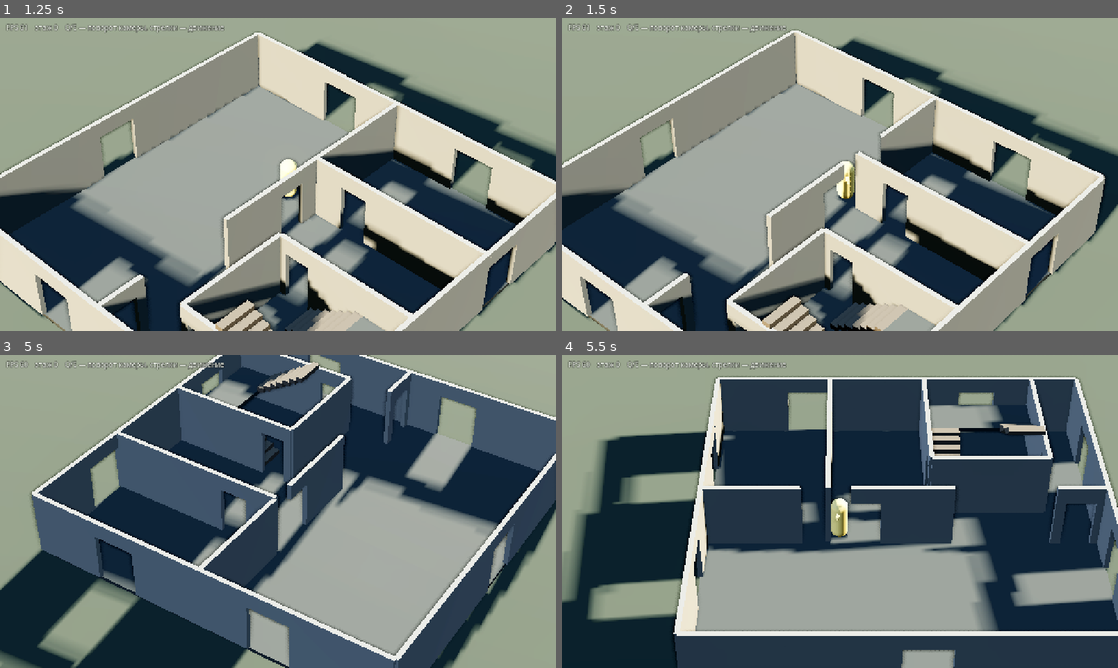
Above: before the commit, frames 1-4 (two rows, left to right).
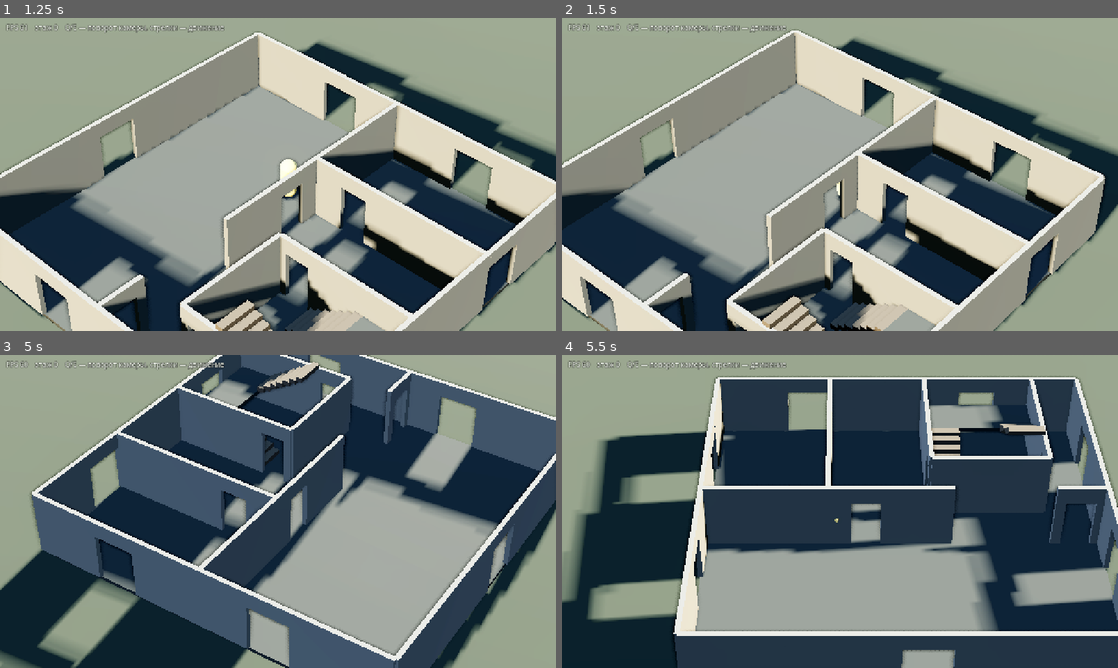
Above: after the commit, the same moments.

Repository: SashkoSoft/Godot_skilled
Game: Godot game, scene res://main.tscn
Two runs of this game, one before a commit and one after it. Both use one fixed random seed, a clock stepped at 60 frames per second and the inputs below.
Inputs:
- Up to frame 1 (1.25 s): hold Right (ui_right) from 0.53 s (still down); hold Q from 0.53 s (still down)
- Up to frame 2 (1.5 s): release Right (ui_right) at 1.28 s; release Q at 1.28 s; hold Down (ui_down) from 1.28 s (still down); tap E at 1.35 s
- Up to frame 3 (5 s): release Down (ui_down) at 2.03 s; hold Right (ui_right) 2.03-2.78 s; hold Q 2.03-2.78 s; hold Up (ui_up) 2.78-3.53 s; tap E at 2.85, 4.35 s; hold Q 3.53-4.28 s; hold Left (ui_left) from 3.53 s (still down)
- Up to frame 4 (5.5 s): release Left (ui_left) at 5.03 s; hold Down (ui_down) from 5.03 s (still down); hold Q from 5.03 s (still down)

Frame 1 is identical in both runs. In frame 2, 0.7% of the frame differs, in the area x 49-58%, y 36-65%; in frame 3, 0.5%; in frame 4, 0.9%, in the area x 25-53%, y 41-64%.

Commit message:
Стена вплотную к игроку больше не растворяется
Гашение теперь зависит от расстояния между стеной и игроком: вплотную
стена остаётся отчётливо видимой (55% плотности), и только на отдалении
уходит в 20%. Раньше любая стена на луче камера-игрок гасилась одинаково,
и при подходе вплотную казалось, что персонаж проваливается сквозь неё.

Окно выреза уменьшено с 2.4 до 1.9 м: при близком подходе оно съедало
почти всю стену целиком.

Побочно выяснилось: при наклоне камеры 40 градусов стена высотой 2.8 м
загораживает игрока только когда он ближе ~2 м к ней. То есть вся работа
гашения происходит именно в этой узкой зоне.

Добавлен флаг --spawn=x,z: без него такие случаи не воспроизвести
для проверки.

Co-Authored-By: Claude Opus 5 (1M context) <noreply@anthropic.com>
Claude-Session: https://claude.ai/code/session_01FPrhjLxAG2mJUWcS5VWYtY

Diff:
--- a/game/building.gd
+++ b/game/building.gd
@@ -47,8 +47,8 @@
 // Позиция игрока и радиус «окна»: гасим не всю стену, а круг вокруг персонажа —
 // так стена остаётся читаемой, а игрок виден.
 uniform vec3 focus_pos = vec3(0.0);
-uniform float focus_radius = 2.4;
-uniform float focus_soft = 1.1;
+uniform float focus_radius = 1.9;
+uniform float focus_soft = 0.9;
 
 instance uniform float fade = 1.0;
 // 1 = гасить только круг вокруг игрока (стены), 0 = гасить целиком (перекрытия)
--- a/game/main.gd
+++ b/game/main.gd
@@ -22,6 +22,7 @@
 var _shot_yaw_deg: float = -1.0
 var _start_floor: int = 0
 var _floors: int = 4
+var _spawn := Vector2(-3.0, 4.0)
 var _walk_test := false
 var _walk_route := "stairs"
 var _route: Array[Vector3] = []
@@ -162,7 +163,7 @@
 
 	player = Player.new()
 	player.name = "Player"
-	player.position = Vector3(-3.0, 0.2 + _start_floor * Building.FLOOR_HEIGHT, 4.0)
+	player.position = Vector3(_spawn.x, 0.2 + _start_floor * Building.FLOOR_HEIGHT, _spawn.y)
 	add_child(player)
 
 	rig = CameraRig.new()
@@ -259,6 +260,10 @@
 			_shot_yaw_deg = float(a.substr(11))
 		elif a.begins_with("--start-floor="):
 			_start_floor = int(a.substr(14))
+		elif a.begins_with("--spawn="):
+			var parts := a.substr(8).split(",")
+			if parts.size() == 2:
+				_spawn = Vector2(float(parts[0]), float(parts[1]))
 		elif a.begins_with("--floors="):
 			_floors = maxi(2, int(a.substr(9)))
 		elif a == "--walk-test" or a.begins_with("--walk-test="):
--- a/game/occlusion.gd
+++ b/game/occlusion.gd
@@ -8,8 +8,14 @@
 ## Гашение — через per-instance uniform `fade` в шейдере: один материал на все
 ## стены, никаких дубликатов и лишних draw call.
 
-const FADE_HIDDEN := 0.20      ## насколько гасим то, что мешает
+const FADE_HIDDEN := 0.20      ## насколько гасим то, что реально загораживает
 const FADE_SPEED := 9.0
+## Чем ближе стена к игроку, тем слабее её гасим: вплотную она остаётся
+## отчётливо видимой (иначе кажется, что персонаж проваливается сквозь неё),
+## и только на отдалении уходит в 20%.
+const NEAR_MIN := 0.4          ## вплотную
+const NEAR_MAX := 2.6          ## отсюда гасим полностью
+const FADE_NEAR := 0.55        ## плотность стены, к которой прижался игрок
 
 var building: Building
 var player: Player
@@ -46,7 +52,10 @@
 
 		var want := 1.0
 		if not is_ceiling and _blocks(mi, from, to):
-			want = FADE_HIDDEN
+			# чем ближе стена к игроку, тем меньше её гасим
+			var d := _distance_to_player(mi)
+			var k := clampf((d - NEAR_MIN) / (NEAR_MAX - NEAR_MIN), 0.0, 1.0)
+			want = lerpf(FADE_NEAR, FADE_HIDDEN, k)
 
 		var cur: float = _fade_now.get(mi, 1.0)
 		cur = lerpf(cur, want, clampf(FADE_SPEED * delta, 0.0, 1.0))
@@ -62,6 +71,18 @@
 	return aabb.intersects_segment(from, to) != null
 
 
+## Горизонтальное расстояние от игрока до ближайшей точки объекта.
+func _distance_to_player(mi: MeshInstance3D) -> float:
+	var aabb := mi.global_transform * mi.get_aabb()
+	var p := player.global_position
+	var closest := Vector3(
+		clampf(p.x, aabb.position.x, aabb.position.x + aabb.size.x),
+		p.y,
+		clampf(p.z, aabb.position.z, aabb.position.z + aabb.size.z)
+	)
+	return Vector2(closest.x - p.x, closest.z - p.z).length()
+
+
 ## Крыша дома: её гасим всегда, когда игрок внутри.
 func hide_roof_above(pf: int) -> void:
 	for mi in building.fadeable:
